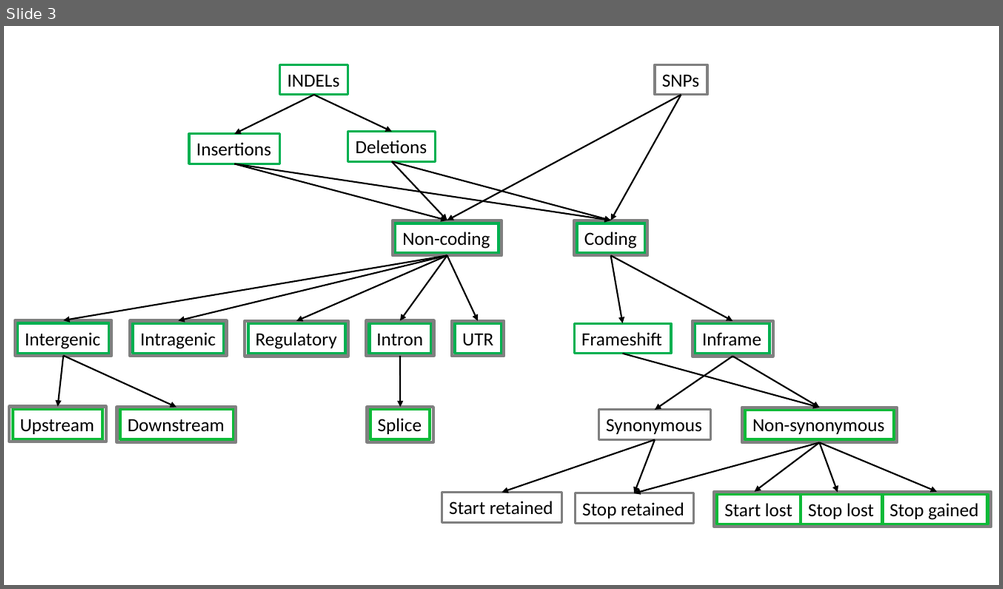
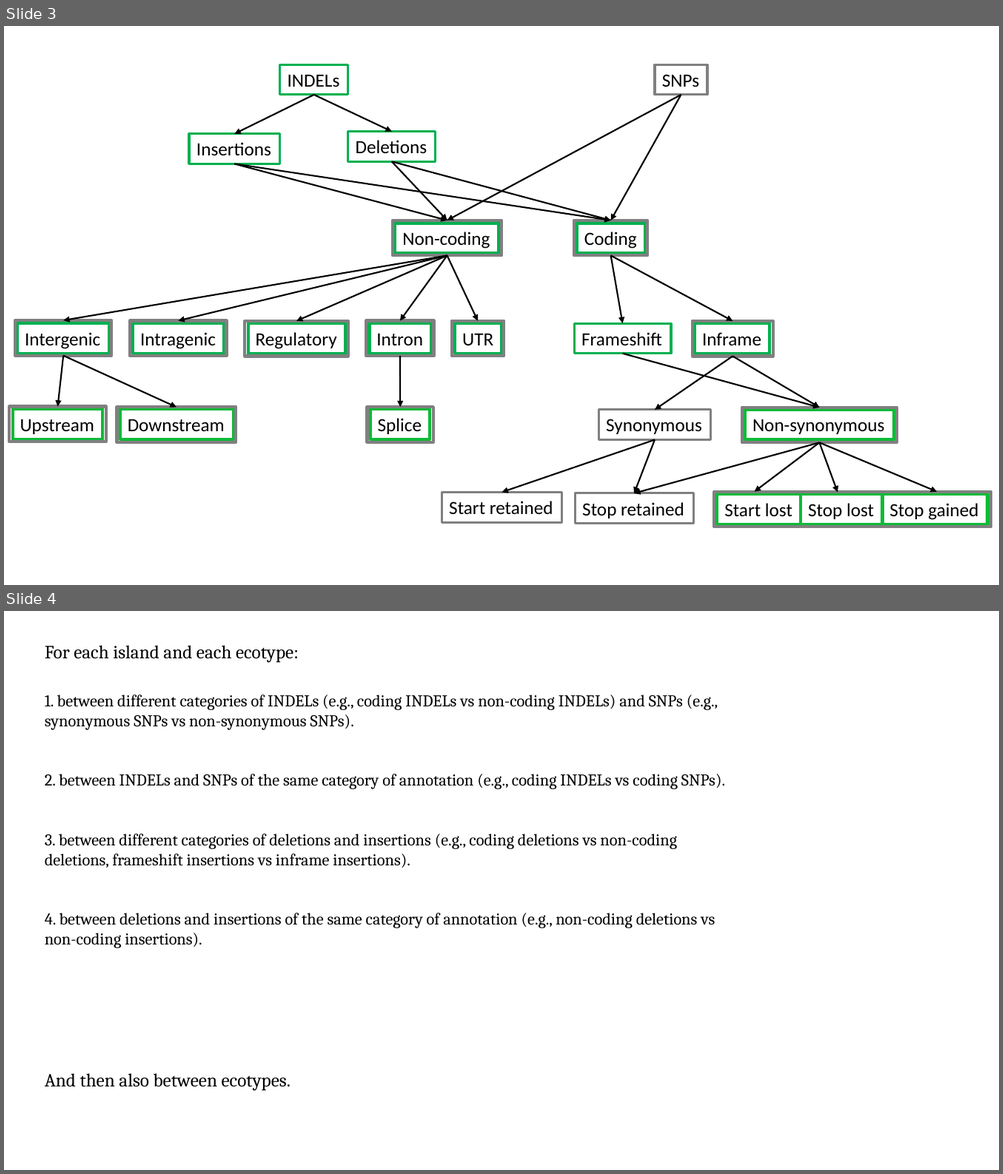
Before and after one commit to sam0per/Littorina_saxatilis_short_variants, a slide deck: short_genetic_variants/docs/short_indels_v05.pptx. Shown one above the other, each under a label of ours: slide 3 before the commit, slides 3 and 4 after it. The pictures are 1003x589 and 1003x1174 pixels, drawn with LibreOffice and Linux fonts; fonts in the diff are those of the drawing. Boxes give left, top, right and bottom in pixels: in the first picture for what was removed or moved away, otherwise in the second. Text is boxed around its words. In the diff, an @@ line names an element or a change of style, - is before the commit and + after.

```diff
--- a/short_genetic_variants/docs/short_indels_v05.pptx
+++ b/short_genetic_variants/docs/short_indels_v05.pptx
@@ slide 4 added at bbox=[4, 611, 999, 1170], background #FFFFFF @@
@@ text added at bbox=[45, 645, 299, 663], 18 pt, text #000000 @@
+For each island and each ecotype:
@@ text added at bbox=[45, 695, 725, 948], 16 pt, text #000000 @@
+1. between different categories of INDELs (e.g., coding INDELs vs non-coding INDELs) and SNPs (e.g., synonymous SNPs vs non-synonymous SNPs).
+2. between INDELs and SNPs of the same category of annotation (e.g., coding INDELs vs coding SNPs).
+3. between different categories of deletions and insertions (e.g., coding deletions vs non-coding deletions, frameshift insertions vs inframe insertions).
+4. between deletions and insertions of the same category of annotation (e.g., non-coding deletions vs non-coding insertions).
@@ text added at bbox=[45, 1073, 290, 1091], 18 pt, text #000000 @@
+And then also between ecotypes.
```
Also in this commit, not shown: 1 slide changed, 13 other slides added, 2 slides removed, 6 other files.
